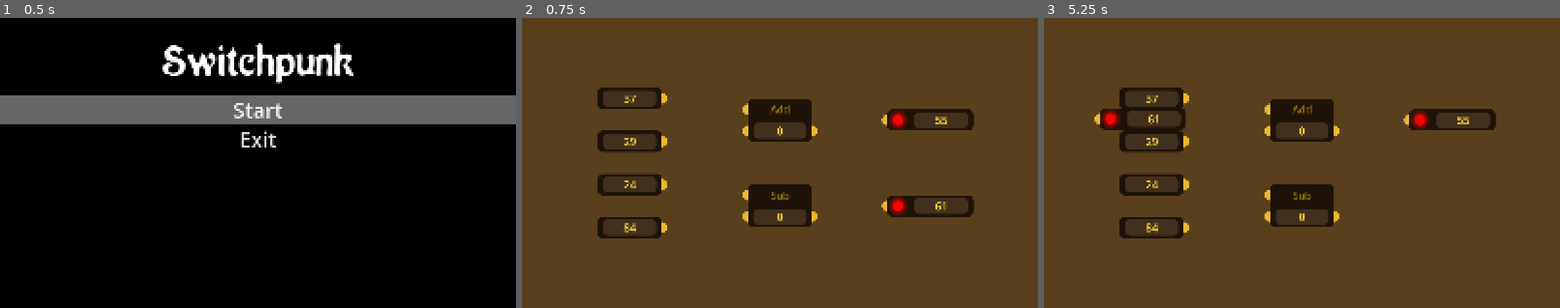
Above: before the commit, frames 1-3 (left to right).
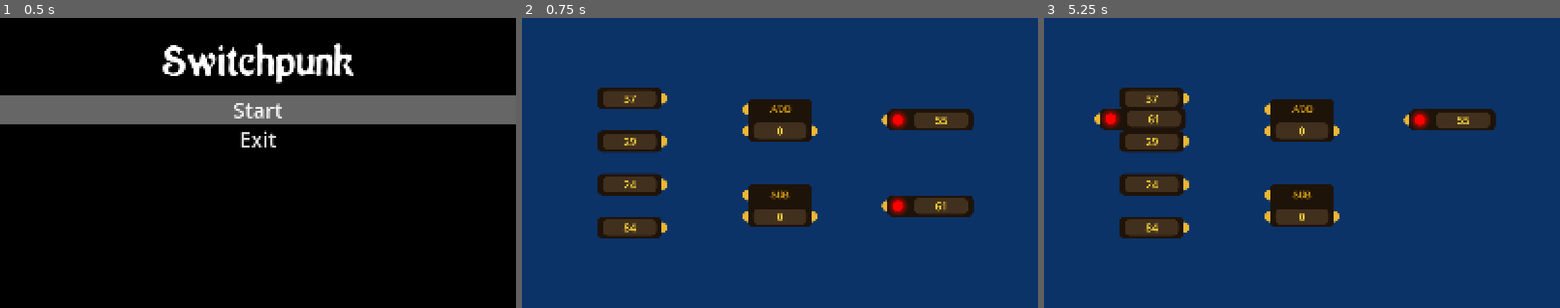
Above: after the commit, the same moments.

Repository: elemel/switchpunk
Game: Godot game, scene res://scenes/main.tscn
Two runs of this game, one before a commit and one after it. Both use one fixed random seed, a clock stepped at 60 frames per second and the inputs below.
Inputs (mouse positions are in pixels of both pictures, inside the frame that each line leads up to):
- Up to frame 1 (0.5 s): no input
- Up to frame 2 (0.75 s): click "Start" at 0.5 s
- Up to frame 3 (5.25 s): tap Enter at 1.25, 2.75, 4.25 s; move the mouse to (1415, 148) at 1.27 s; press the mouse at (1415, 148) at 1.28 s; tap Space at 2, 3.5, 5 s; move the mouse to (1198, 177) at 2.02 s; release the mouse at (1198, 177) at 2.03 s; click (1198, 177) at 2.1 s; move the mouse to (1353, 99) at 2.77 s; press the mouse at (1353, 99) at 2.78 s; move the mouse to (1276, 221) at 3.52 s; release the mouse at (1276, 221) at 3.53 s; click (1276, 221) at 3.6 s; move the mouse to (1456, 206) at 4.27 s; press the mouse at (1456, 206) at 4.28 s; move the mouse to (1147, 119) at 5.02 s; release the mouse at (1147, 119) at 5.03 s; click (1147, 119) at 5.1 s

Frame 1 is identical in both runs. In frame 2, 90% of the frame differs, in the area x 0-100%, y 0-100%; in frame 3, 90%.

Commit message:
Tweak styles

Diff:
--- a/game/scenes/label.tscn
+++ b/game/scenes/label.tscn
@@ -17,8 +17,7 @@
 grow_horizontal = 2
 grow_vertical = 2
 theme = ExtResource("1_2uqk7")
-theme_override_colors/font_color = Color(0.56, 0.43848002, 0.039199997, 1)
-theme_override_font_sizes/font_size = 50
+theme_override_colors/font_color = Color(0.74, 0.54920334, 0.06659998, 1)
 horizontal_alignment = 1
 vertical_alignment = 1
 metadata/_edit_use_anchors_ = true
--- a/game/scenes/modules/adder.tscn
+++ b/game/scenes/modules/adder.tscn
@@ -53,7 +53,7 @@
 position = Vector2(0, -50)
 
 [node name="Label" parent="Label" index="0" unique_id=2114009902]
-text = "Add"
+text = "ADD"
 
 [node name="Display" parent="." unique_id=934708420 instance=ExtResource("4_m8hj5")]
 position = Vector2(0, 50)
--- a/game/scenes/modules/subtractor.tscn
+++ b/game/scenes/modules/subtractor.tscn
@@ -52,7 +52,7 @@
 position = Vector2(0, -50)
 
 [node name="Label" parent="Label" index="0" unique_id=2114009902]
-text = "Sub"
+text = "SUB"
 
 [node name="Display" parent="." unique_id=934708420 instance=ExtResource("6_iq1w3")]
 position = Vector2(0, 50)
--- a/game/scenes/wire.tscn
+++ b/game/scenes/wire.tscn
@@ -8,4 +8,4 @@
 
 [node name="Line2D" type="Line2D" parent="." unique_id=2134926720]
 width = 25.0
-default_color = Color(0.71, 0.48137996, 0.113600016, 1)
+default_color = Color(0.113600016, 0.58077997, 0.71, 1)
--- a/game/styles/board_style.tres
+++ b/game/styles/board_style.tres
@@ -1,7 +1,7 @@
 [gd_resource type="StyleBoxFlat" format=3 uid="uid://da3cp4cmwmv88"]
 
 [resource]
-bg_color = Color(0.35, 0.25083333, 0.111999996, 1)
+bg_color = Color(0.049200002, 0.19953336, 0.41, 1)
 corner_radius_top_left = 25
 corner_radius_top_right = 25
 corner_radius_bottom_right = 25
--- a/game/themes/label_theme.tres
+++ b/game/themes/label_theme.tres
@@ -1,3 +1,7 @@
 [gd_resource type="Theme" format=3 uid="uid://caepqcqm7dsds"]
 
+[ext_resource type="FontFile" uid="uid://bmnt5m2prtj73" path="res://fonts/neo_victorian.ttf" id="1_6ait1"]
+
 [resource]
+default_font = ExtResource("1_6ait1")
+default_font_size = 50
